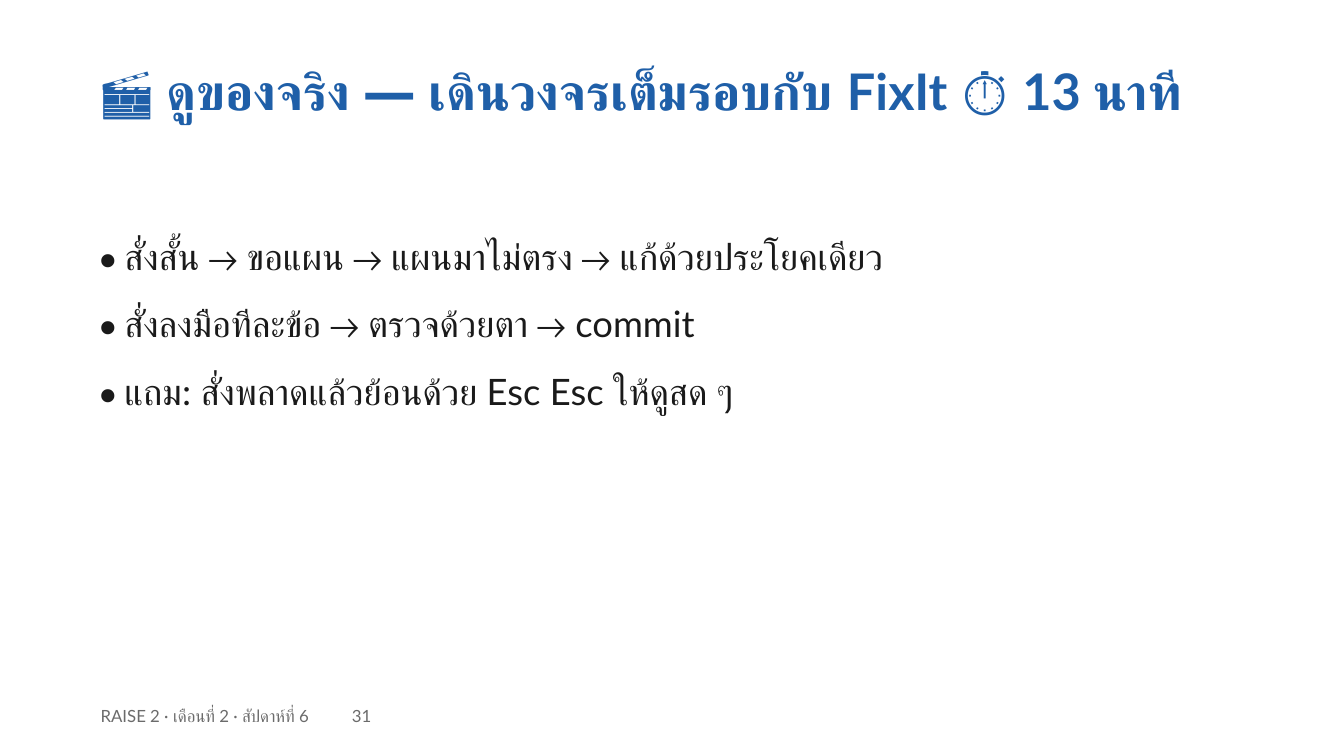
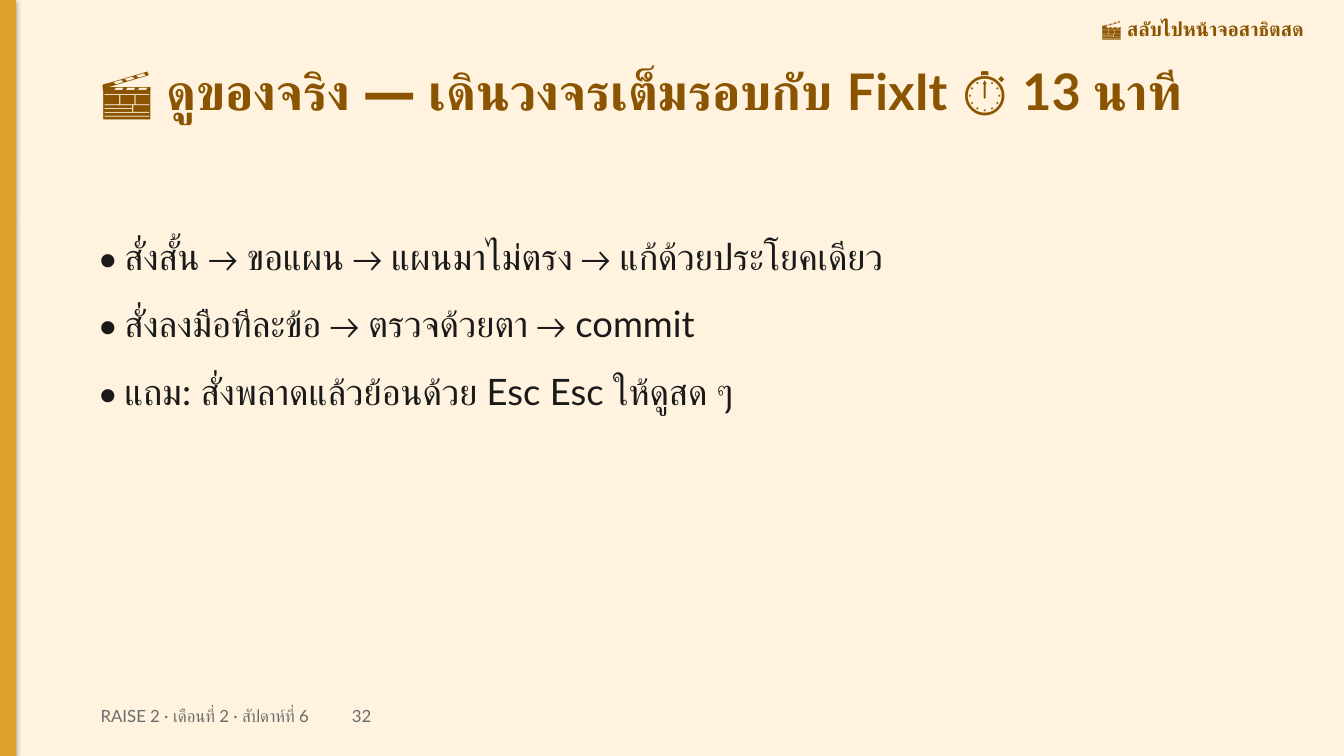
Before and after one commit to cnacha-mfu/raise2-module2, a slide deck: slide 32 of materials/week6/w6-slides.pptx (slide 31 before the commit). Drawn at 1344x756 pixels with LibreOffice and Linux fonts; fonts in the diff are those of the drawing. Boxes give left, top, right and bottom in pixels: in the first picture for what was removed or moved away, otherwise in the second. Text is boxed around its words. In the diff, an @@ line names an element or a change of style, - is before the commit and + after.

```diff
--- a/materials/week6/w6-slides.pptx
+++ b/materials/week6/w6-slides.pptx
@@ rectangle added at [0,0,1344,756], fill #FFF3DF @@
@@ rectangle added at [0,0,16,756], fill #E0A02C @@
@@ text added at [1127,21,1304,37], 14 pt, text #8A5400, bold @@
+🎬 สลับไปหน้าจอสาธิตสด
@@ text "🎬 ดูของจริง — เดินวงจรเต็มรอบกับ FixIt ..." at [167,71,1178,123]: text colour #1F5FA8 to #8A5400 @@
@@ text at [101,709,371,722]: text changed @@
-RAISE 2 · เดือนที่ 2 · สัปดาห์ที่ 6 31
+RAISE 2 · เดือนที่ 2 · สัปดาห์ที่ 6 32
```
Also in this commit, not shown: 66 other slides changed, 1 slide added, 43 other files.
